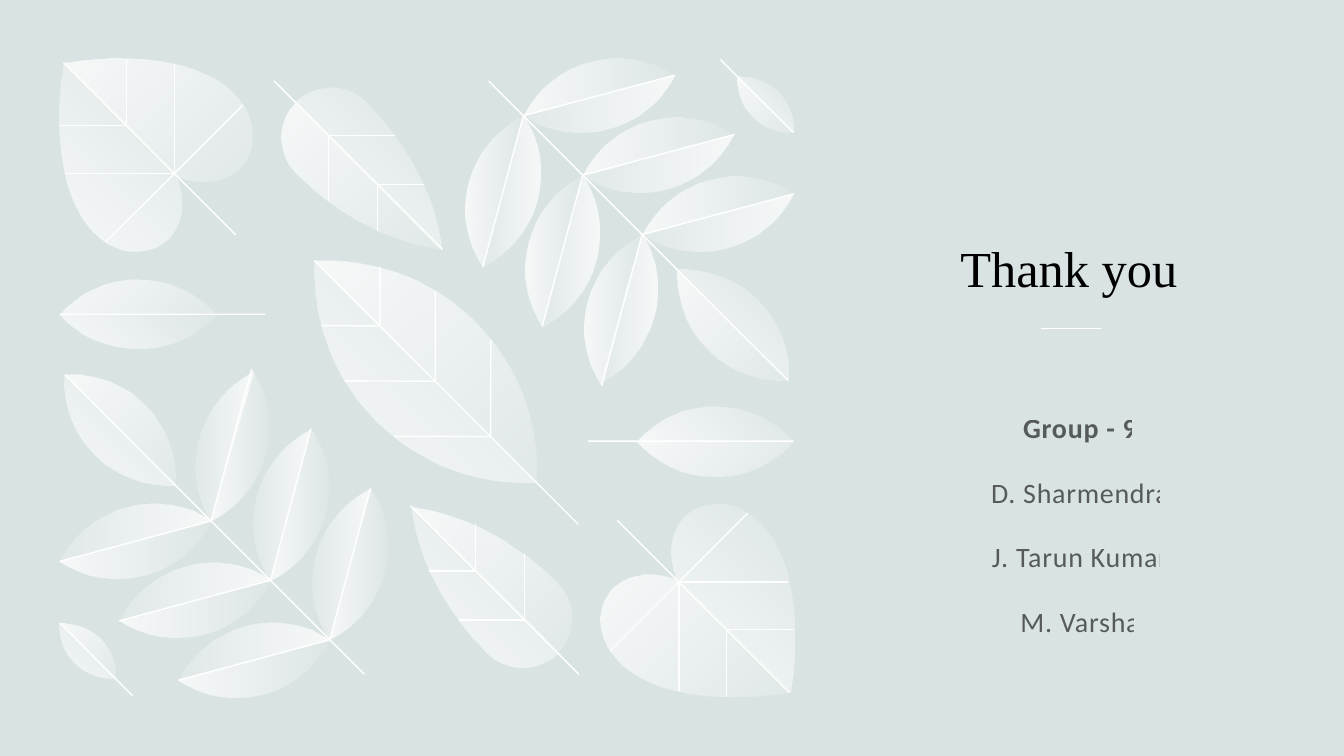
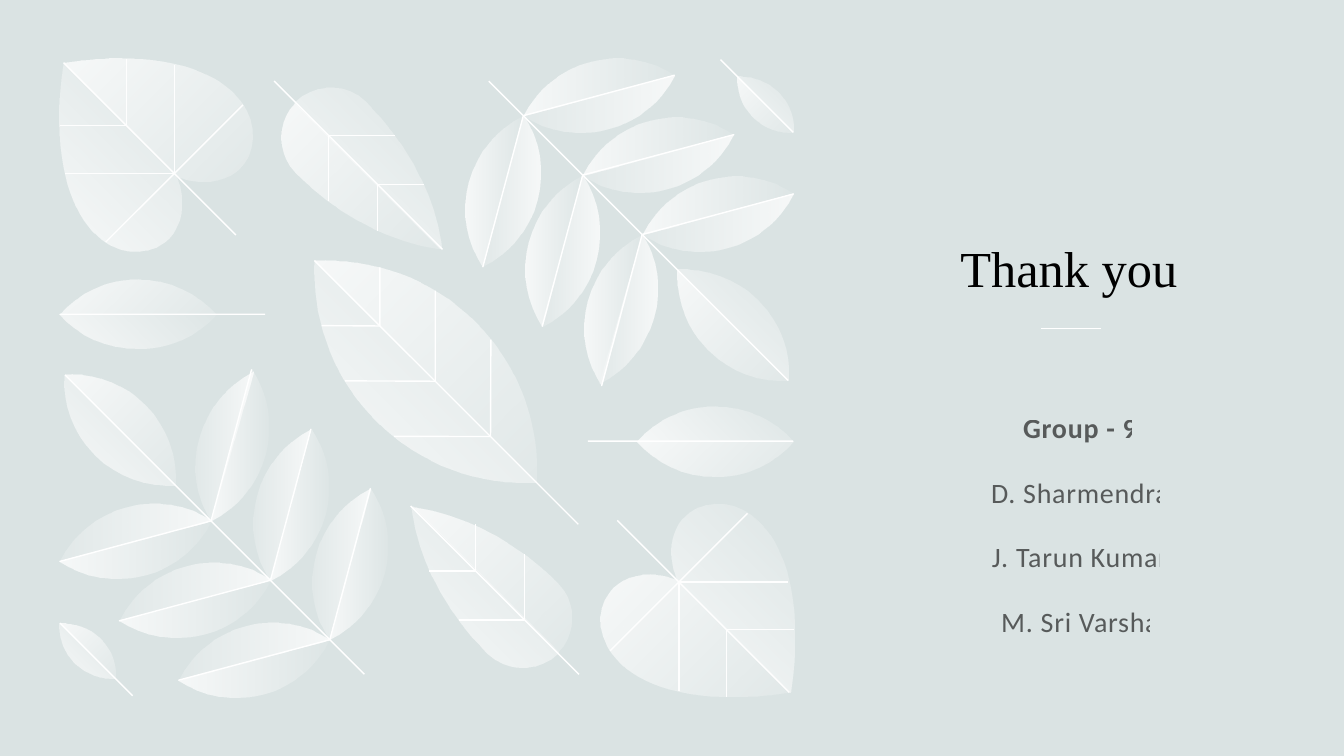
Before and after one commit to sharmi1601/Case_Study, a slide deck: slide 17 of Prostate Cancer Case Study.pptx. Drawn at 1344x756 pixels with LibreOffice and Linux fonts; fonts in the diff are those of the drawing. Boxes give left, top, right and bottom in pixels: in the first picture for what was removed or moved away, otherwise in the second. Text is boxed around its words. In the diff, an @@ line names an element or a change of style, - is before the commit and + after.

```diff
--- a/Prostate Cancer Case Study.pptx
+++ b/Prostate Cancer Case Study.pptx
@@ text at (1001,612,1159,632): text changed @@
-M. Varsha
+M. Sri Varsha
```
Also in this commit, not shown: 1 other slide changed, 1 other file.
